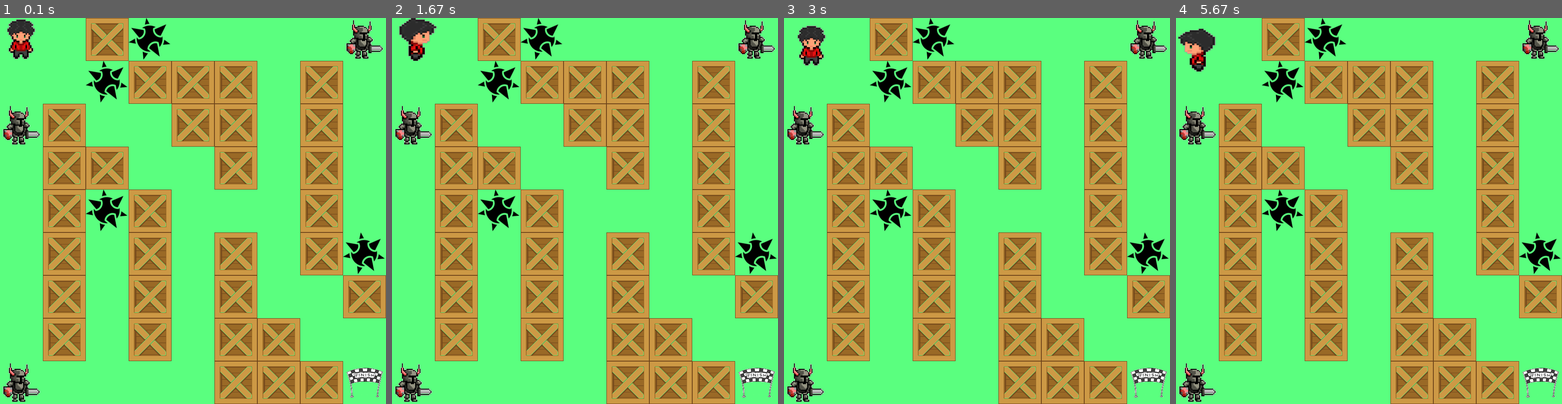
Above: before the commit, frames 1-4 (left to right).
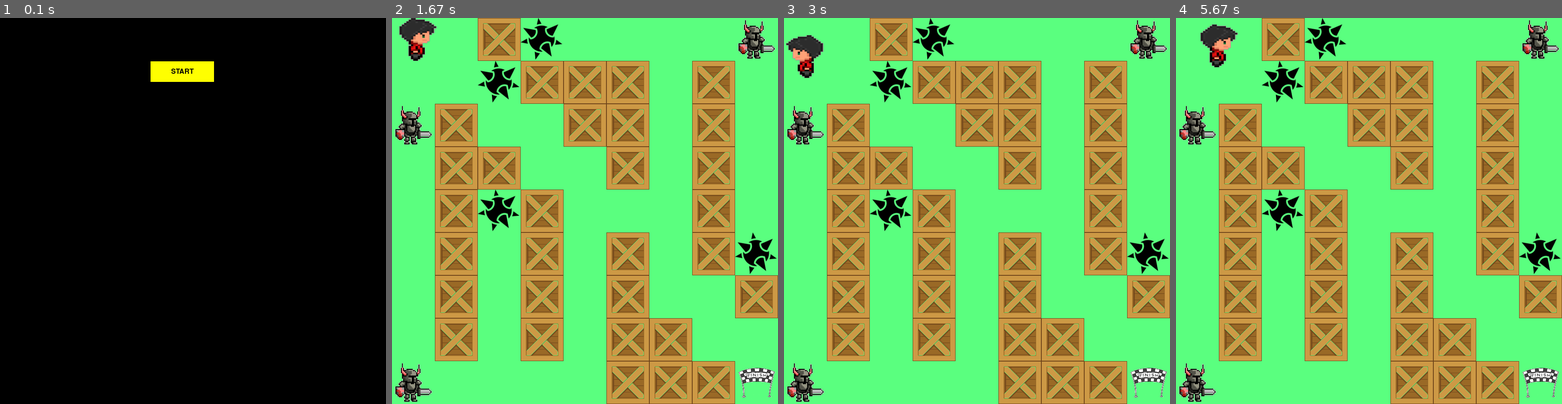
Above: after the commit, the same moments.

Repository: 6g6tfg753/pygame_project
Game: pygame game, started from main.py
Two runs of this game, one before a commit and one after it. Both use one fixed random seed, a clock stepped at 60 frames per second and the inputs below.
Inputs (mouse positions are in pixels of both pictures, inside the frame that each line leads up to):
- Up to frame 1 (0.1 s): no input
- Up to frame 2 (1.67 s): click (608, 72) at 0.38 s; hold D 0.67-1.13 s; hold W 1.17-1.47 s; tap Space at 1.23, 1.57 s; hold D from 1.5 s (still down)
- Up to frame 3 (3 s): tap Space at 1.87, 2.07, 2.37, 2.63, 2.97 s; release D at 1.97 s; hold A 2-2.53 s; hold S 2.57-2.87 s; hold A from 2.9 s (still down)
- Up to frame 4 (5.67 s): tap Space at 3.27, 3.4, 3.8, 4.1, 4.47, 4.87, 5.17, 5.37 s; release A at 3.3 s; hold W 3.33-3.7 s; hold D 3.73-4.37 s; hold S 4.4-4.77 s; hold A 4.8-5.27 s; hold D from 5.3 s (still down)

The runs differ from the first frame. In frame 1, 98% of the frame differs, in the area x 0-100%, y 0-100%; in frame 2, nothing differs; in frame 3, 0.8%; in frame 4, 1.0%.

Commit message:
Update main.py
starting window

Diff:
--- a/main.py
+++ b/main.py
@@ -5,9 +5,39 @@
 
 class Board:
     def __init__(self):
+        self.start_flag = False
+        pygame.init()
         self.board_list = []
         self.size_field = 900
         screen = maps.Maps.map_init(self, self.size_field)
+        start_screen = pygame.display.set_mode((900, 900))
+
+        font1 = pygame.font.Font(None, 24)
+        btn_surface = pygame.Surface((150, 50))
+
+        text = font1.render("START", True, (0, 0, 0))
+        text_rect = text.get_rect(center=(btn_surface.get_width() / 2, btn_surface.get_height() / 2))
+
+        btn_rect = pygame.Rect(350, 100, 300, 50)
+
+        btn_surface.blit(text, text_rect)
+
+        start_screen.blit(btn_surface, (btn_rect.x, btn_rect.y))
+
+        pygame.display.update()
+
+        while not self.start_flag:
+            for event in pygame.event.get():
+                if event.type == pygame.QUIT:
+                    pygame.quit()
+                if event.type == pygame.MOUSEBUTTONDOWN and event.button == 1:
+                    if btn_rect.collidepoint(event.pos):
+                        self.start_flag = True
+            pygame.draw.rect(btn_surface, (255, 255, 0), (1, 1, 148, 48))
+
+            btn_surface.blit(text, text_rect)
+            start_screen.blit(btn_surface, (btn_rect.x, btn_rect.y))
+            pygame.display.update()
         self.render(screen)
 
     def can_go_down(self, coords):  # check if player can go down
@@ -88,7 +118,6 @@
         screen.fill((90, 255, 127))  # green field
         self.all_sprites.draw(screen)
         pygame.display.flip()
-
 
     def render(self, screen):
         self.level = 0
@@ -147,7 +176,7 @@
                         flag_down = True
                 if key[pygame.K_s] and coords[1] + self.Size_im < size[1] and self.can_go_down(coords) and self.state_of_the_game:
                     flag_down = True
-                    pygame.time.wait(100)
+                    pygame.time.wait(1)
                     screen.fill((90, 255, 127))
                     self.player.rect.x = coords[0]
                     self.player.rect.y = coords[1] + 5
@@ -164,7 +193,7 @@
 
                 if key[pygame.K_w] and coords[1] > 0 and self.can_go_up(coords) and self.state_of_the_game:
                     flag_up = True
-                    pygame.time.wait(100)
+                    pygame.time.wait(1)
                     screen.fill((90, 255, 127))
                     self.player.rect.x = coords[0]
                     self.player.rect.y = coords[1] - 5
@@ -181,7 +210,7 @@
 
                 if key[pygame.K_d] and coords[0] < size[0] - self.Size_im and self.can_go_right(coords) and self.state_of_the_game:
                     flag_right = True
-                    pygame.time.wait(100)
+                    pygame.time.wait(1)
                     screen.fill((90, 255, 127))
                     self.player.rect.x = coords[0] + 5
                     self.player.rect.y = coords[1]
@@ -198,7 +227,7 @@
 
                 if key[pygame.K_a] and coords[0] > 0 and self.can_go_left(coords) and self.state_of_the_game:
                     flag_left = True
-                    pygame.time.wait(100)
+                    pygame.time.wait(1)
                     screen.fill((90, 255, 127))
                     self.player.rect.x = coords[0] - 5
                     self.player.rect.y = coords[1]
